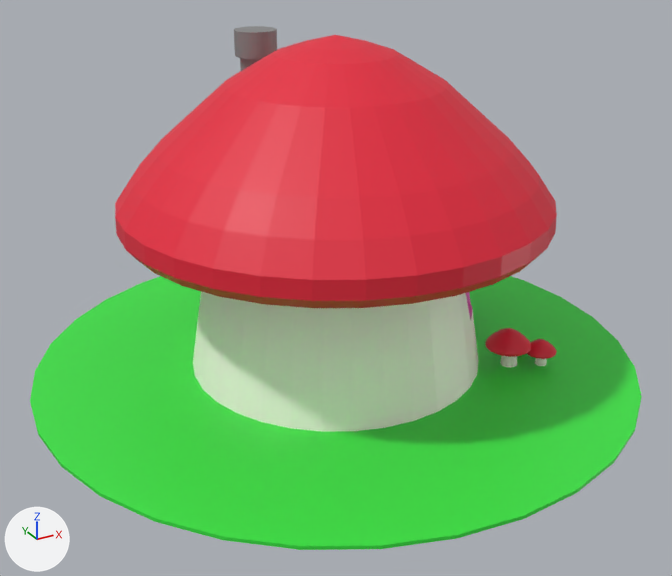
A saved change to the glTF model models/hut4.glb.
Before and after are seen from a 50 mm camera at (-9.53, -17.34, 10.46) aimed at (-0.34, -0.63, 2.1). The axes (+X, +Y, +Z) are drawn at lower left. The lights are the same throughout. Where no turn or scale is listed for an object, it has been applied to the vertices.

The first picture shows '01 Walls', '02 Roof', '03 Floor', '04 Chimney'.
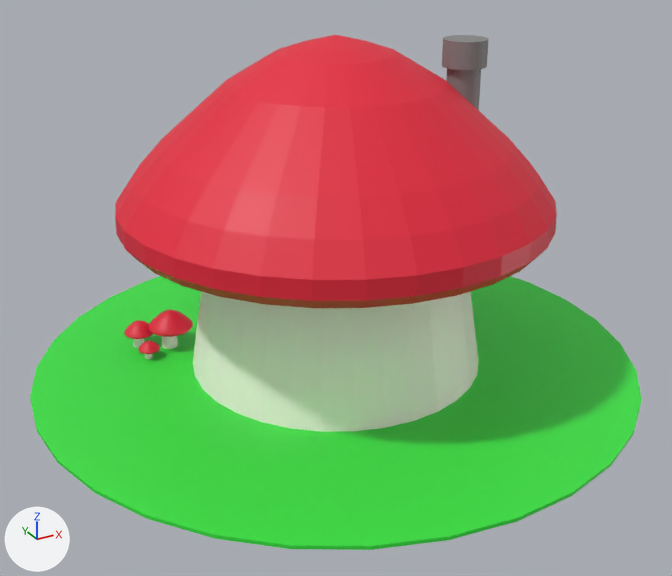
Patch to the scene script:
```diff
--- a/models/hut4.glb.py
+++ b/models/hut4.glb.py
@@ ob_03_floor @@
 ob_03_floor.location = (0.0, 0.0, 0.0)
+ob_03_floor.rotation_euler = (0.0, 0.0, 3.119)  # degrees (0, 0, 179)
 ob_03_floor.scale = (7.0, 7.0, 0.04)
@@ ob_04_chimney @@
 ob_04_chimney = bpy.data.objects.new('04 Chimney', me_cylinder_014)
-ob_04_chimney.location = (-0.5, 2.95, 6.25)
+ob_04_chimney.location = (2.95, -0.5, 6.25)
```

Changed parts and their boxes [x1, y1, x2, y2] in the pictures (672 x 576 px):
'03 Floor', turned: before [30, 276, 642, 550]; after [30, 276, 641, 550]
'04 Chimney', moved: before [234, 26, 277, 71]; after [442, 35, 489, 110]
